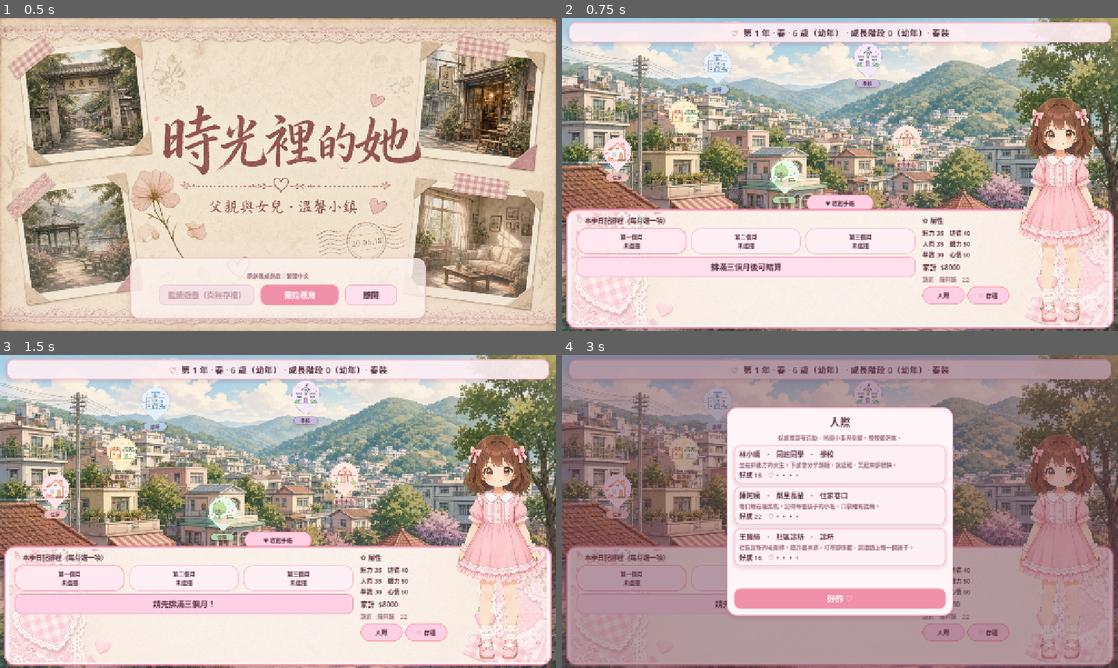
Above: before the commit, frames 1-4 (two rows, left to right).
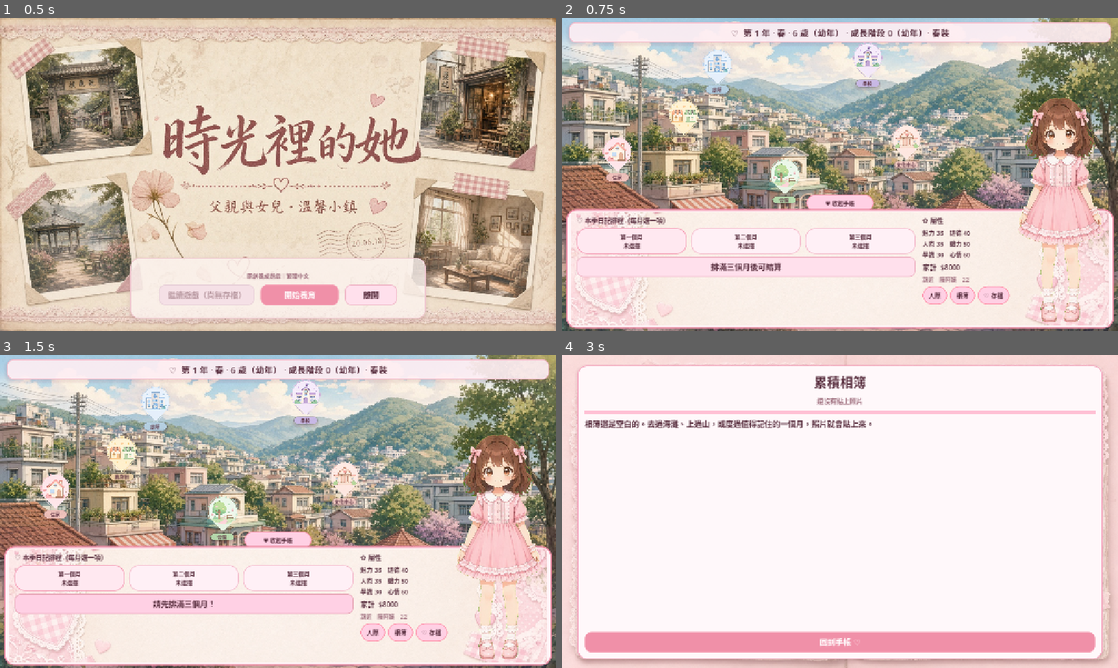
Above: after the commit, the same moments.

Repository: mhraymondwong/game-across-time
Game: Godot game, scene res://scenes/title.tscn
Two runs of this game, one before a commit and one after it. Both use one fixed random seed, a clock stepped at 60 frames per second and the inputs below.
Inputs (mouse positions are in pixels of both pictures, inside the frame that each line leads up to):
- Up to frame 1 (0.5 s): no input
- Up to frame 2 (0.75 s): click "開始養育" at 0.5 s
- Up to frame 3 (1.5 s): click "排滿三個月後可結算" at 1.25 s
- Up to frame 4 (3 s): click "請先排滿三個月！" at 2 s; click (962, 633) at 2.75 s, where only the run after the commit has a clickable "相簿"

Frame 1 is identical in both runs. In frame 2, 0.4% of the frame differs, in the area x 66-80%, y 85-92%; in frame 3, 0.4%; in frame 4, 80%, in the area x 0-100%, y 0-100%.

Commit message:
feat-D: keep a living album of notable days
Beach and mountain trips, plus noteworthy activity vignettes, are saved into a scrapbook the hub can open.

Co-authored-by: MH Raymond <mhraymondwong@users.noreply.github.com>

Diff:
--- /dev/null
+++ b/scenes/album.tscn
@@ -0,0 +1,12 @@
+[gd_scene load_steps=2 format=3]
+
+[ext_resource type="Script" path="res://scripts/album.gd" id="1"]
+
+[node name="album" type="Control"]
+layout_mode = 3
+anchors_preset = 15
+anchor_right = 1.0
+anchor_bottom = 1.0
+grow_horizontal = 2
+grow_vertical = 2
+script = ExtResource("1")
--- /dev/null
+++ b/scripts/album.gd
@@ -0,0 +1,189 @@
+extends Control
+## Living scrapbook. Same sticker-album spread as the year review, filled over time.
+
+
+func _ready() -> void:
+	UiStyle.make_bg(self, GameConfig.COL_BG)
+	var album_path := GameConfig.year_review_album_bg()
+	if album_path != "":
+		var bg := TextureRect.new()
+		bg.texture = _load_tex(album_path)
+		bg.set_anchors_and_offsets_preset(Control.PRESET_FULL_RECT)
+		bg.expand_mode = TextureRect.EXPAND_IGNORE_SIZE
+		bg.stretch_mode = TextureRect.STRETCH_KEEP_ASPECT_COVERED
+		bg.mouse_filter = Control.MOUSE_FILTER_IGNORE
+		bg.modulate = Color(1, 1, 1, 0.92)
+		add_child(bg)
+
+	var wash := ColorRect.new()
+	wash.color = Color(1.0, 0.94, 0.96, 0.42)
+	wash.set_anchors_and_offsets_preset(Control.PRESET_FULL_RECT)
+	wash.mouse_filter = Control.MOUSE_FILTER_IGNORE
+	add_child(wash)
+
+	var root := MarginContainer.new()
+	root.set_anchors_and_offsets_preset(Control.PRESET_FULL_RECT)
+	root.add_theme_constant_override("margin_left", 36)
+	root.add_theme_constant_override("margin_right", 36)
+	root.add_theme_constant_override("margin_top", 24)
+	root.add_theme_constant_override("margin_bottom", 20)
+	add_child(root)
+
+	var panel := PanelContainer.new()
+	panel.size_flags_horizontal = Control.SIZE_EXPAND_FILL
+	panel.size_flags_vertical = Control.SIZE_EXPAND_FILL
+	panel.add_theme_stylebox_override("panel", UiStyle.panel_style(Color("FFF8FA"), Color("F5A8C0"), 20))
+	root.add_child(panel)
+
+	var v := VBoxContainer.new()
+	v.add_theme_constant_override("separation", 10)
+	panel.add_child(v)
+
+	var entries := _entries()
+
+	var title := Label.new()
+	title.text = "累積相簿"
+	title.horizontal_alignment = HORIZONTAL_ALIGNMENT_CENTER
+	UiStyle.apply_label(title, 30)
+	v.add_child(title)
+
+	var meta := Label.new()
+	if entries.is_empty():
+		meta.text = "還沒有貼上照片"
+	else:
+		meta.text = "貼了 %d 張　·　從新的回憶往回翻" % entries.size()
+	meta.horizontal_alignment = HORIZONTAL_ALIGNMENT_CENTER
+	UiStyle.apply_label(meta, 15, true)
+	v.add_child(meta)
+
+	var tape := ColorRect.new()
+	tape.custom_minimum_size = Vector2(0, 8)
+	tape.color = Color("FFC0D4")
+	v.add_child(tape)
+
+	var scroll := ScrollContainer.new()
+	scroll.size_flags_vertical = Control.SIZE_EXPAND_FILL
+	scroll.horizontal_scroll_mode = ScrollContainer.SCROLL_MODE_DISABLED
+	v.add_child(scroll)
+
+	var list := VBoxContainer.new()
+	list.size_flags_horizontal = Control.SIZE_EXPAND_FILL
+	list.custom_minimum_size = Vector2(760, 0)
+	list.add_theme_constant_override("separation", 12)
+	scroll.add_child(list)
+
+	if entries.is_empty():
+		var empty := Label.new()
+		empty.text = "相簿還是空白的。去過海灘、上過山，或度過值得記住的一個月，照片就會貼上來。"
+		empty.autowrap_mode = TextServer.AUTOWRAP_WORD_SMART
+		UiStyle.apply_label(empty, 18)
+		list.add_child(empty)
+	else:
+		for i in range(entries.size() - 1, -1, -1):
+			if typeof(entries[i]) != TYPE_DICTIONARY:
+				continue
+			list.add_child(_card(entries[i]))
+
+	var back := Button.new()
+	if GameState.album_return_scene.ends_with("title.tscn"):
+		back.text = "回到封面 ♡"
+	else:
+		back.text = "回到手帳 ♡"
+	UiStyle.apply_button(back, true)
+	back.pressed.connect(_on_back)
+	v.add_child(back)
+
+
+func _entries() -> Array:
+	if not GameState.album_browse.is_empty():
+		return GameState.album_browse
+	return GameState.album
+
+
+func _card(entry: Dictionary) -> PanelContainer:
+	var card := PanelContainer.new()
+	card.add_theme_stylebox_override("panel", _polaroid_frame())
+	var row := HBoxContainer.new()
+	row.add_theme_constant_override("separation", 14)
+	card.add_child(row)
+
+	var thumb_path := str(entry.get("thumb_path", ""))
+	var tex := _load_tex(thumb_path)
+	if tex != null:
+		var frame := PanelContainer.new()
+		var inner_style := UiStyle.panel_style(Color("FFFAFC"), Color("F0C0D0"), 6)
+		inner_style.set_border_width_all(6)
+		inner_style.border_width_bottom = 16
+		inner_style.content_margin_left = 4
+		inner_style.content_margin_right = 4
+		inner_style.content_margin_top = 4
+		inner_style.content_margin_bottom = 4
+		frame.add_theme_stylebox_override("panel", inner_style)
+		var thumb := TextureRect.new()
+		thumb.custom_minimum_size = Vector2(140, 110)
+		thumb.expand_mode = TextureRect.EXPAND_IGNORE_SIZE
+		thumb.stretch_mode = TextureRect.STRETCH_KEEP_ASPECT_COVERED
+		thumb.mouse_filter = Control.MOUSE_FILTER_IGNORE
+		thumb.texture = tex
+		frame.add_child(thumb)
+		row.add_child(frame)
+
+	var col := VBoxContainer.new()
+	col.size_flags_horizontal = Control.SIZE_EXPAND_FILL
+	col.add_theme_constant_override("separation", 4)
+	row.add_child(col)
+
+	var when := Label.new()
+	var y := int(entry.get("year", 1))
+	var s := int(entry.get("season", 0))
+	when.text = "第 %d 年 · %s" % [y, GameConfig.season_name(s)]
+	UiStyle.apply_label(when, 13, true)
+	col.add_child(when)
+
+	var cap := Label.new()
+	cap.text = str(entry.get("title", "一頁回憶"))
+	cap.autowrap_mode = TextServer.AUTOWRAP_WORD_SMART
+	UiStyle.apply_label(cap, 20)
+	col.add_child(cap)
+
+	var body := Label.new()
+	body.text = str(entry.get("body", ""))
+	body.autowrap_mode = TextServer.AUTOWRAP_WORD_SMART
+	UiStyle.apply_label(body, 15)
+	col.add_child(body)
+	return card
+
+
+func _polaroid_frame() -> StyleBoxFlat:
+	var style := StyleBoxFlat.new()
+	style.bg_color = Color("FFFAFC")
+	style.border_color = Color("F0C0D0")
+	style.set_border_width_all(2)
+	style.set_corner_radius_all(12)
+	style.shadow_color = Color(0.45, 0.22, 0.32, 0.12)
+	style.shadow_size = 6
+	style.shadow_offset = Vector2(2, 3)
+	style.set_content_margin_all(12)
+	return style
+
+
+func _load_tex(path: String) -> Texture2D:
+	if path == "":
+		return null
+	if ResourceLoader.exists(path):
+		return load(path) as Texture2D
+	var abs := ProjectSettings.globalize_path(path)
+	if FileAccess.file_exists(abs):
+		var img := Image.load_from_file(abs)
+		if img:
+			return ImageTexture.create_from_image(img)
+	return null
+
+
+func _on_back() -> void:
+	var dest := GameState.album_return_scene
+	if dest == "":
+		dest = "res://scenes/home_hub.tscn"
+	GameState.album_return_scene = ""
+	GameState.album_browse = []
+	get_tree().change_scene_to_file(dest)
--- a/scripts/game_state.gd
+++ b/scripts/game_state.gd
@@ -29,6 +29,11 @@
 var last_vignettes: Array = []
 ## Optional map beat rolled at season resolve (once per place per season)
 var last_roaming_event: Dictionary = {}
+## Living album: {id, year, season, title, thumb_path, body}
+var album: Array = []
+## When set, the album scene returns here and may show album_browse instead of album
+var album_return_scene: String = ""
+var album_browse: Array = []
 var _event_rng: RandomNumberGenerator = RandomNumberGenerator.new()
 
 var flags: Dictionary = {}
@@ -69,6 +74,9 @@
 	last_season_event = {}
 	last_vignettes = []
 	last_roaming_event = {}
+	album = []
+	album_return_scene = ""
+	album_browse = []
 	_event_rng.randomize()
 	flags.clear()
 	reset_npc_affinity()
@@ -256,6 +264,7 @@
 	totals["vignettes"] = _dict_array_dup(last_vignettes)
 	totals["affinity_note"] = TownNpcs.season_note(self)
 	last_deltas = totals
+	record_season_memories()
 	season_resolved.emit(totals)
 	return totals
 
@@ -459,6 +468,7 @@
 		"last_year_review": last_year_review.duplicate(true) if typeof(last_year_review) == TYPE_DICTIONARY else {},
 		"pending_ending_after_review": pending_ending_after_review,
 		"npc_affinity": npc_affinity.duplicate(),
+		"album": _dict_array_dup(album),
 	}
 
 
@@ -514,7 +524,63 @@
 	last_year_review = lyr.duplicate(true) if typeof(lyr) == TYPE_DICTIONARY else {}
 	pending_ending_after_review = bool(d.get("pending_ending_after_review", false))
 	_load_npc_affinity(d.get("npc_affinity", null))
-	state_changed.emit()
+	album = _parse_dict_array(d.get("album", []))
+	album_browse = []
+	album_return_scene = ""
+	state_changed.emit()
+
+
+func append_album_entry(entry: Dictionary) -> void:
+	var eid := str(entry.get("id", ""))
+	if eid == "":
+		return
+	for existing in album:
+		if typeof(existing) == TYPE_DICTIONARY and str(existing.get("id", "")) == eid:
+			return
+	album.append({
+		"id": eid,
+		"year": int(entry.get("year", year)),
+		"season": int(entry.get("season", season)),
+		"title": str(entry.get("title", "")),
+		"thumb_path": str(entry.get("thumb_path", "")),
+		"body": str(entry.get("body", "")),
+	})
+
+
+func record_season_memories() -> void:
+	## Beach / mountain stills, plus notable activity vignettes from this season.
+	var ev := last_season_event
+	if str(ev.get("media_still", "")) != "":
+		append_album_entry({
+			"id": "evt_%s_y%d" % [str(ev.get("id", "event")), year],
+			"year": year,
+			"season": season,
+			"title": str(ev.get("title", "")),
+			"thumb_path": GameConfig.event_still_path(str(ev.get("media_still", ""))),
+			"body": str(ev.get("body", "")),
+		})
+	for item in last_vignettes:
+		if typeof(item) != TYPE_DICTIONARY:
+			continue
+		var v: Dictionary = item
+		if not bool(v.get("notable", false)):
+			continue
+		var thumb := ""
+		var still_id := str(v.get("still", ""))
+		if still_id != "":
+			thumb = GameConfig.event_still_path(still_id)
+		if thumb == "":
+			thumb = SeasonEvents.sticker_path(str(v.get("sticker", "")))
+		append_album_entry({
+			"id": "vig_%s_y%d_s%d_m%d" % [
+				str(v.get("activity_id", "act")), year, season, int(v.get("month_index", 0))
+			],
+			"year": year,
+			"season": season,
+			"title": str(v.get("title", "")),
+			"thumb_path": thumb,
+			"body": str(v.get("body", "")),
+		})
 
 
 func map_event_flag(place_id: String) -> String:
--- a/scripts/home_hub.gd
+++ b/scripts/home_hub.gd
@@ -32,6 +32,7 @@
 var _save_btn: Button
 var _save_toast: Label
 var _npc_btn: Button
+var _album_btn: Button
 var _affinity_lbl: Label
 var _npc_popup: PanelContainer
 var _npc_list: VBoxContainer
@@ -295,6 +296,15 @@
 	_npc_btn.size_flags_horizontal = Control.SIZE_EXPAND_FILL
 	_npc_btn.pressed.connect(_show_npc_panel)
 	btn_row.add_child(_npc_btn)
+
+	_album_btn = Button.new()
+	_album_btn.text = "相簿"
+	UiStyle.apply_soft_chip(_album_btn, Color("FFD0E4"))
+	_album_btn.add_theme_font_size_override("font_size", 14)
+	_album_btn.custom_minimum_size = Vector2(0, 36)
+	_album_btn.size_flags_horizontal = Control.SIZE_EXPAND_FILL
+	_album_btn.pressed.connect(_on_album_pressed)
+	btn_row.add_child(_album_btn)
 
 	_save_btn = Button.new()
 	_save_btn.text = "♡ 存檔"
@@ -620,6 +630,12 @@
 	_show_activity_picker()
 
 
+func _on_album_pressed() -> void:
+	GameState.album_return_scene = ""
+	GameState.album_browse = []
+	get_tree().change_scene_to_file("res://scenes/album.tscn")
+
+
 func _on_save_pressed() -> void:
 	var ok := GameState.save_game(0)
 	if _save_toast:
Not shown, added: scripts/album.gd.uid
Not shown, changed: DESIGN.md
